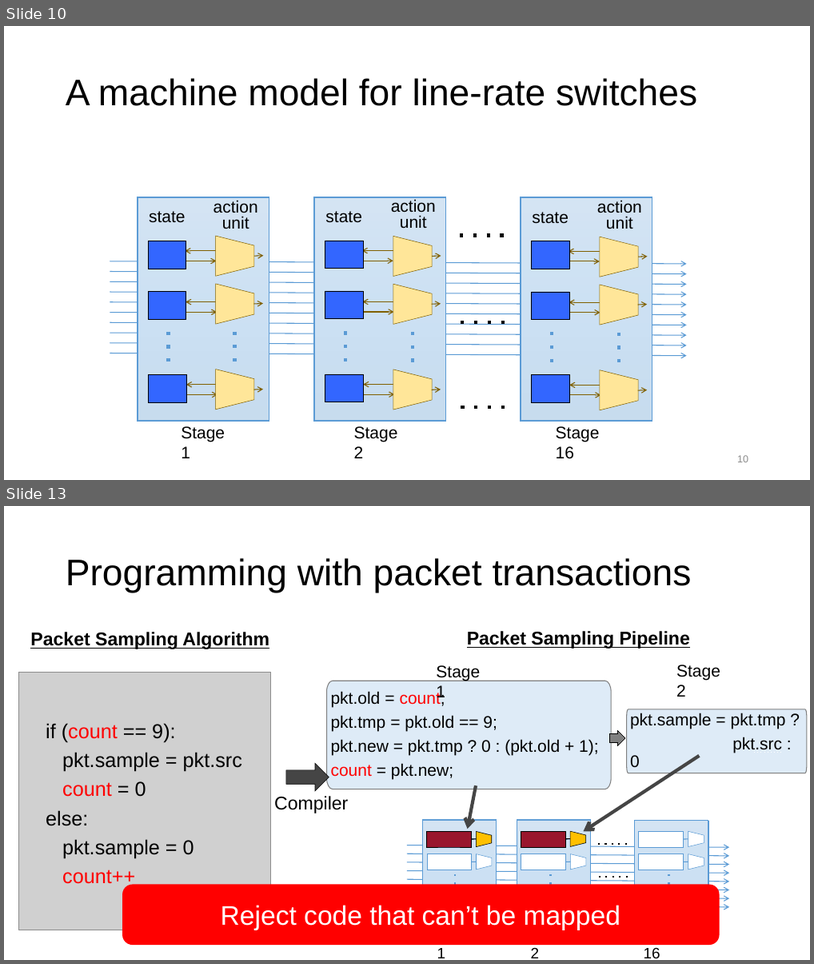
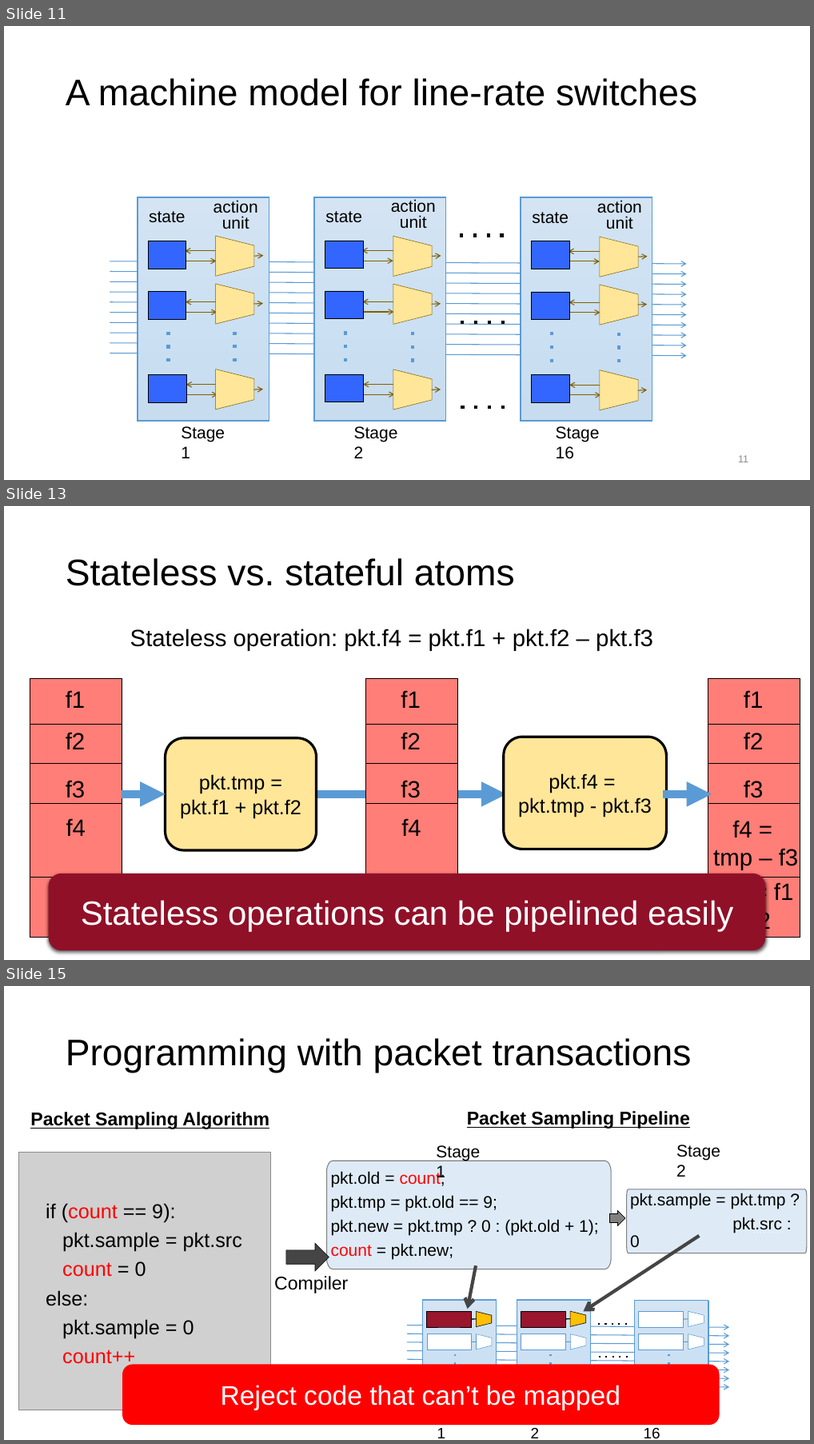
Before and after one commit to anirudhSK/pifo-domino-marple-ppts, a slide deck: domino_sigcomm.pptx. Shown one above the other, each under a label of ours: slides 10 and 13 before the commit, slides 11, 13 and 15 after it; the slides between them are not shown. The pictures are 814x964 and 814x1444 pixels, drawn with LibreOffice and Linux fonts; fonts in the diff are those of the drawing; grey boxes stand for pictures. Boxes give left, top, right and bottom in pixels: in the first picture for what was removed or moved away, otherwise in the second. Text is boxed around its words. In the diff, an @@ line names an element or a change of style, - is before the commit and + after.

```diff
--- a/domino_sigcomm.pptx
+++ b/domino_sigcomm.pptx
@@ slide 13 added at (4, 506, 810, 960), background #FFFFFF @@
@@ title added at (66, 558, 515, 586), 44 pt, text #000000 @@
+Stateless vs. stateful atoms
@@ text added at (130, 628, 654, 651), 28 pt, text #000000 @@
+  Stateless operation: pkt.f4 = pkt.f1 + pkt.f2 – pkt.f3
@@ rounded rectangle added at (166, 738, 317, 850), fill #FFE699, outline #000000 3 pt, 24 pt, text #000000 @@
+pkt.tmp =
+pkt.f1 + pkt.f2
@@ rounded rectangle added at (504, 736, 666, 848), fill #FFE699, outline #000000 3 pt, 24 pt, text #000000 @@
+pkt.f4 =
+pkt.tmp - pkt.f3
@@ arrow added from (122, 794) to (166, 794), #5B9BD5 10 pt @@
@@ arrow added from (317, 794) to (506, 794), #5B9BD5 10 pt @@
@@ group added at (366, 679, 458, 936): 5 texts, 3 lines, 1 rectangle @@
+f1
+f2
+f3
+f4
+tmp = f1 + f2
@@ arrow added from (663, 794) to (712, 794), #5B9BD5 10 pt @@
@@ group added at (30, 679, 122, 936): 5 texts, 4 lines, 1 rectangle @@
+f1
+f2
+f3
+f4
+tmp
@@ rounded rectangle added at (49, 873, 766, 950), fill #901028, 40 pt, text #FFFFFF @@
+Stateless operations can be pipelined easily
@@ group added at (709, 679, 801, 936): 5 texts, 4 lines, 1 rectangle @@
+f1
+f2
+f3
+f4 =
+tmp – f3
+tmp = f1 + f2
@@ what was slide 10 is now slide 11 @@
@@ page number at (738, 455, 749, 462): text changed @@
-10
+11
@@ what was slide 13 is now slide 15 @@
```
Also in this commit, not shown: 8 slides changed, 7 other slides added, 1 slide removed.
